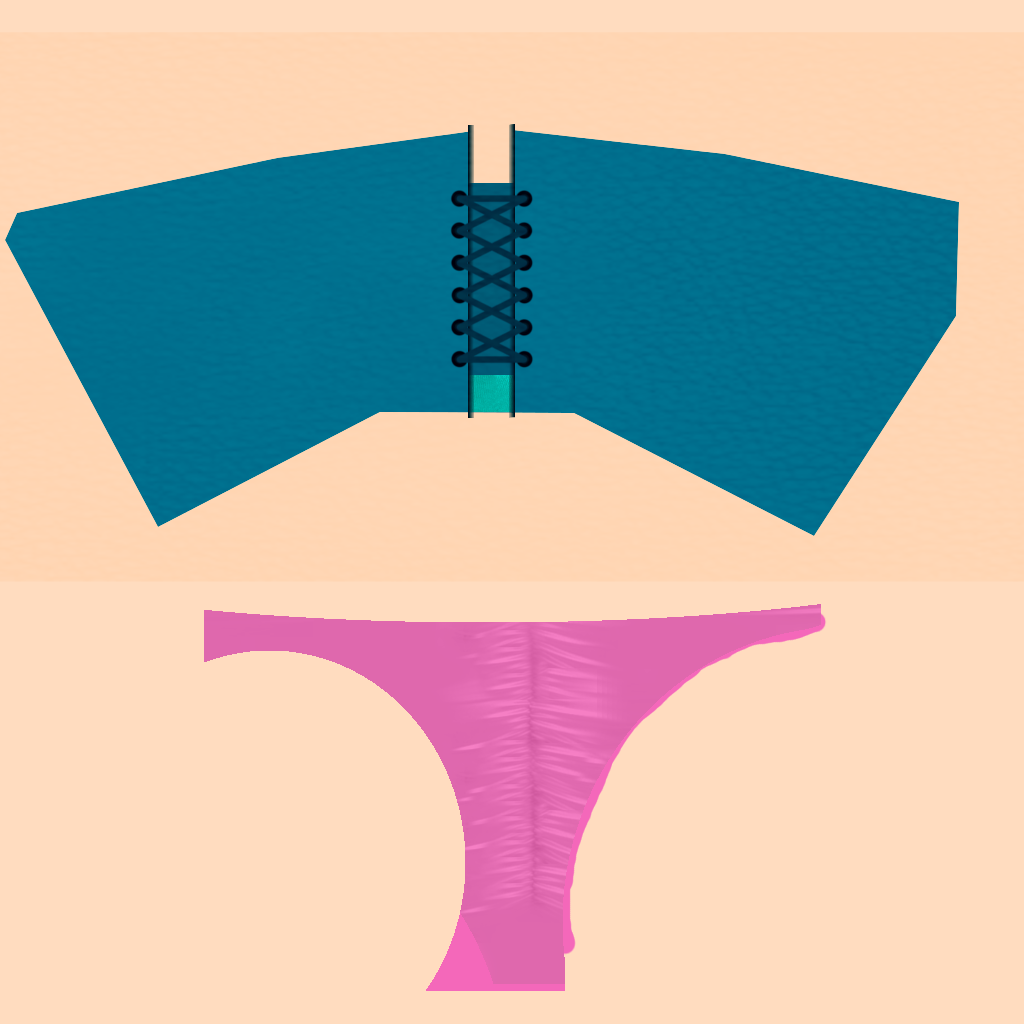
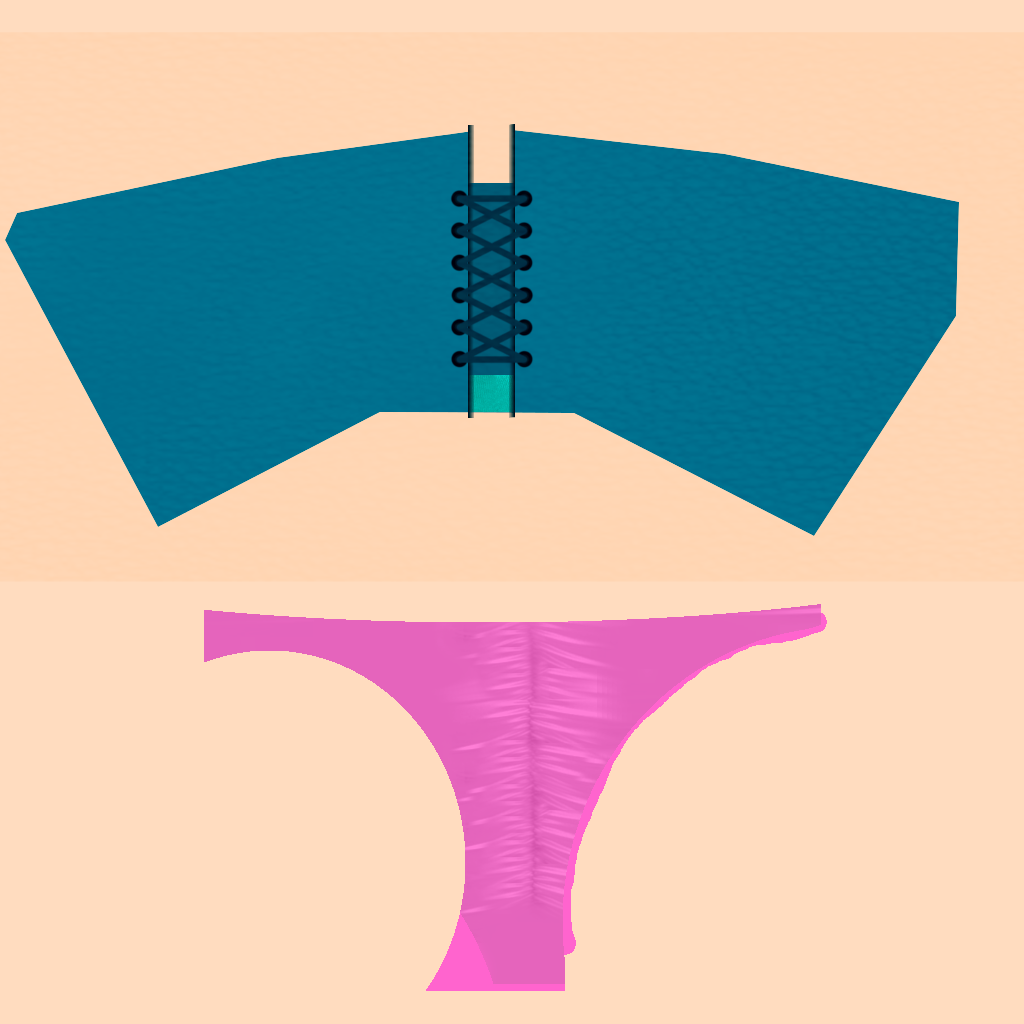
Before/after of a 1024 × 1024 layered artwork. What changed in the layer stack:
"Layer #3": opacity 15% → 17% over (204, 604, 821, 984)
painted on "Layer #2" over (204, 604, 827, 991)
